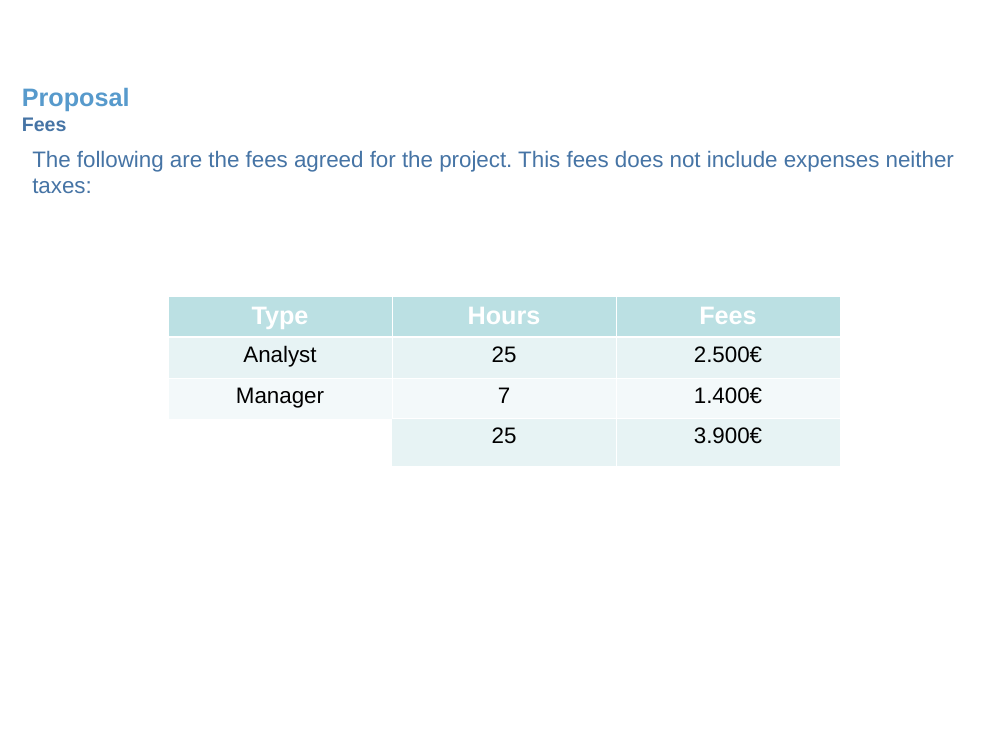
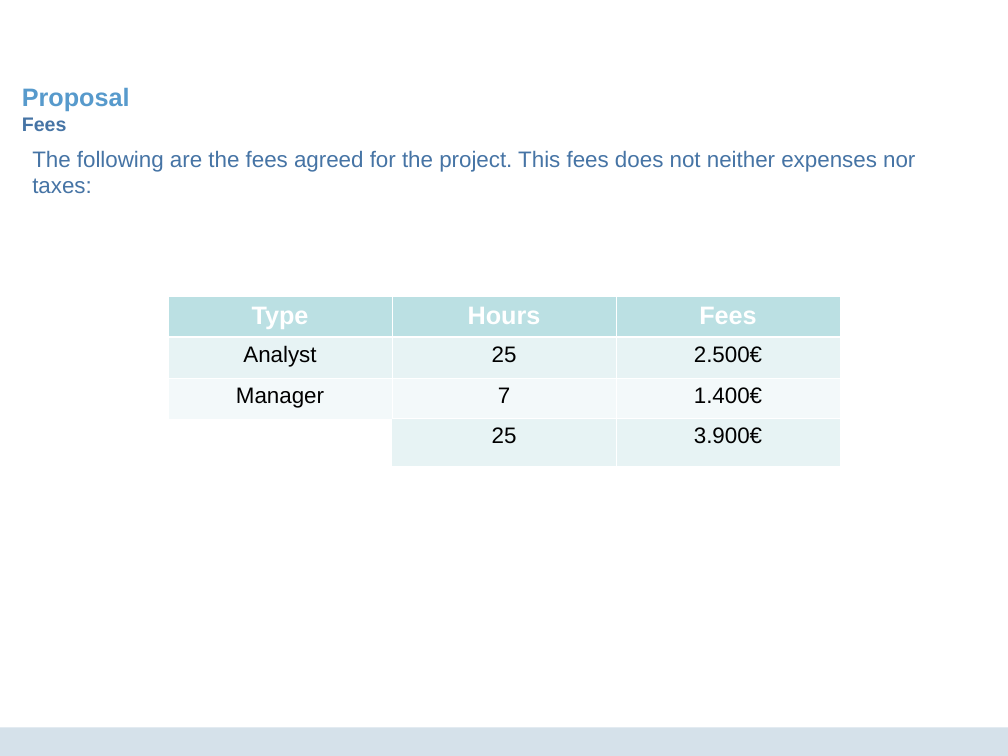
Before and after one commit to DanielMCM/Bakery-Co, a slide deck: slide 17 of 00 Deliverables/Proposal_v2.ppt. Drawn at 1008x756 pixels with LibreOffice and Linux fonts; fonts in the diff are those of the drawing; background and template pictures are left out. Boxes give left, top, right and bottom in pixels: in the first picture for what was removed or moved away, otherwise in the second. Text is boxed around its words. In the diff, an @@ line names an element or a change of style, - is before the commit and + after.

Commit message:
Update doc and ppt. Review and grammar mispellings. Minor fix in history_server reference.

```diff
--- a/00 Deliverables/Proposal_v2.ppt
+++ b/00 Deliverables/Proposal_v2.ppt
@@ text at box(32, 150, 915, 193): text changed @@
-The following are the fees agreed for the project. This fees does not include expenses neither taxes:
+The following are the fees agreed for the project. This fees does not neither expenses nor taxes:
@@ rectangle added at box(0, 728, 1008, 756), fill #D5E1EA @@
```
Also in this commit, not shown: 14 other slides changed, 2 other files.
